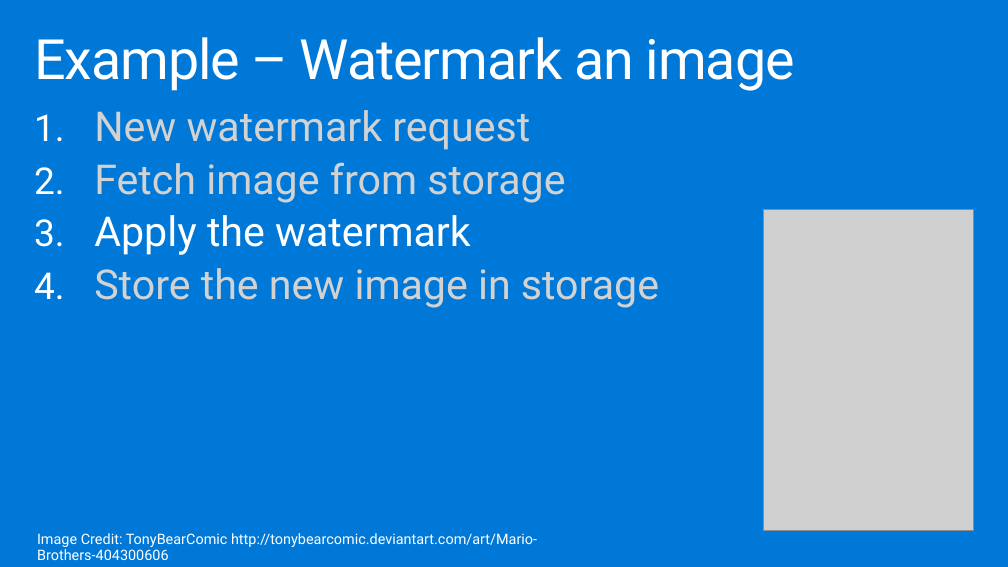
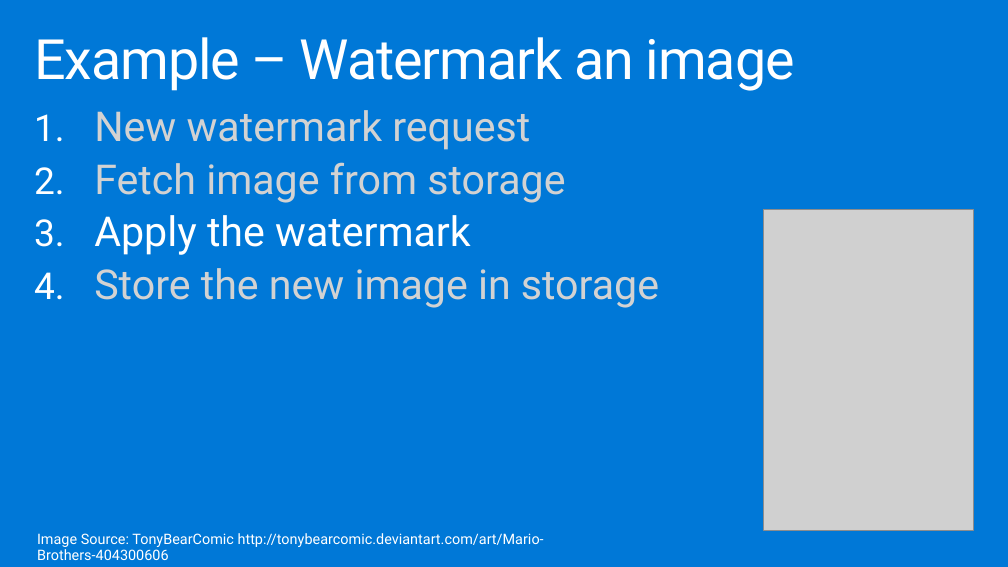
Before and after one commit to shawnweisfeld/20160726_AzureFunctions, a slide deck: slide 17 of AzureFunctions.pptx (slide 14 before the commit). Drawn at 1008x567 pixels with LibreOffice and Linux fonts; fonts in the diff are those of the drawing; grey boxes stand for pictures; background and template pictures are left out. Boxes give left, top, right and bottom in pixels: in the first picture for what was removed or moved away, otherwise in the second. Text is boxed around its words. In the diff, an @@ line names an element or a change of style, - is before the commit and + after.

```diff
--- a/AzureFunctions.pptx
+++ b/AzureFunctions.pptx
@@ text at [37, 533, 544, 560]: text changed @@
-Image Credit: TonyBearComic http://tonybearcomic.deviantart.com/art/Mario-Brothers-404300606
+Image Source: TonyBearComic http://tonybearcomic.deviantart.com/art/Mario-Brothers-404300606
```
Also in this commit, not shown: 1 other slide changed, 4 slides added, 1 other file.
